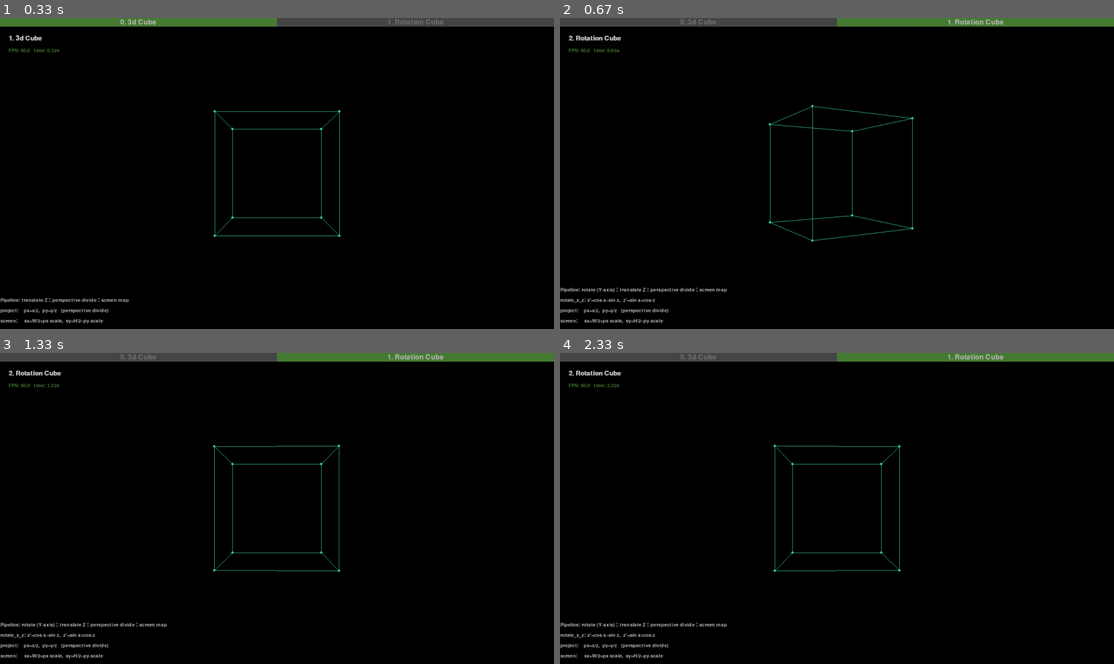
Above: before the commit, frames 1-4 (two rows, left to right).
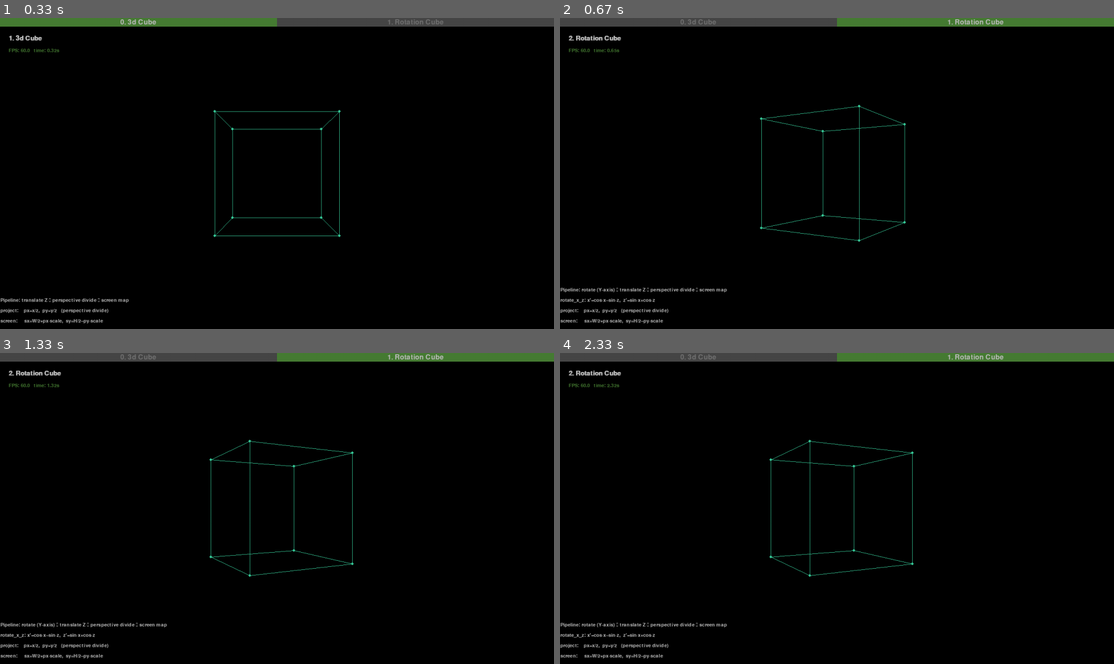
Above: after the commit, the same moments.

Repository: monok-robeto/graphic-practice
Game: pygame game, started from main.py
Same seed, same stepped clock (60 frames per second), same inputs: the game is played once before the commit and once after it.
Inputs:
- Up to frame 1 (0.33 s): no input
- Up to frame 2 (0.67 s): tap Tab at 0.33 s
- Up to frame 3 (1.33 s): no input
- Up to frame 4 (2.33 s): no input

Frame 1 is identical in both runs. In frame 2, 1.0% of the frame differs, in the area x 36-64%, y 27-72%; in frame 3, 1.1%, in the area x 37-64%, y 27-72%; in frame 4, 1.1%.

Commit message:
complete cubes

Diff:
--- a/const.py
+++ b/const.py
@@ -1,14 +1,15 @@
 DEFAULT_FONT = "jetbrainsmononerdfont"
 
 SURFACE_TITLE = "RENDERING DEMOS"
-SCREEN_W, SCREEN_H = 1280, 720
+
+SCREEN_W = 1280
+SCREEN_H = 720
+HALF_W = SCREEN_W / 2
+HALF_H = SCREEN_H / 2
+
 MAX_AXIS_LEN = 720 # max len of x, y, z
-DEMO_SECTIONS = ["pygame feautures", "My Demo"]
 
 POINT_RADIUS = 3
 POINT_COL = "#39cc9b"
 LINE_WIDTH = 1
 LINE_COL =  "#39cc9b"
-
-HALF_W = SCREEN_W / 2
-HALF_H = SCREEN_H / 2
--- a/demo/rotation_cube.py
+++ b/demo/rotation_cube.py
@@ -62,11 +62,9 @@
 def translate_z(x, y, z):
     return x, y, z + camera_depth
 
-angle = 0
 def run():
-    global angle
     rotate_speed = 0.5
-    angle += app.delta_time * math.pi * rotate_speed
+    angle = app.time * math.pi * rotate_speed
     for p in CUBE_VERT:
         draw_point(*screen(*project(*translate_z(*rotate_x_z(*p, angle)))))
     for a, b in CUBE_INDICES:
--- a/demo/simple_cube.py
+++ b/demo/simple_cube.py
@@ -54,11 +54,7 @@
 def translate_z(x, y, z):
     return x, y, z + camera_depth
 
-angle = 0
 def run():
-    global angle
-    rotate_speed = 0.5
-    angle += app.delta_time * math.pi * rotate_speed
     for p in CUBE_VERT:
         draw_point(*screen(*project(*translate_z(*p))))
     for a, b in CUBE_INDICES:
Not shown, changed: README.md
